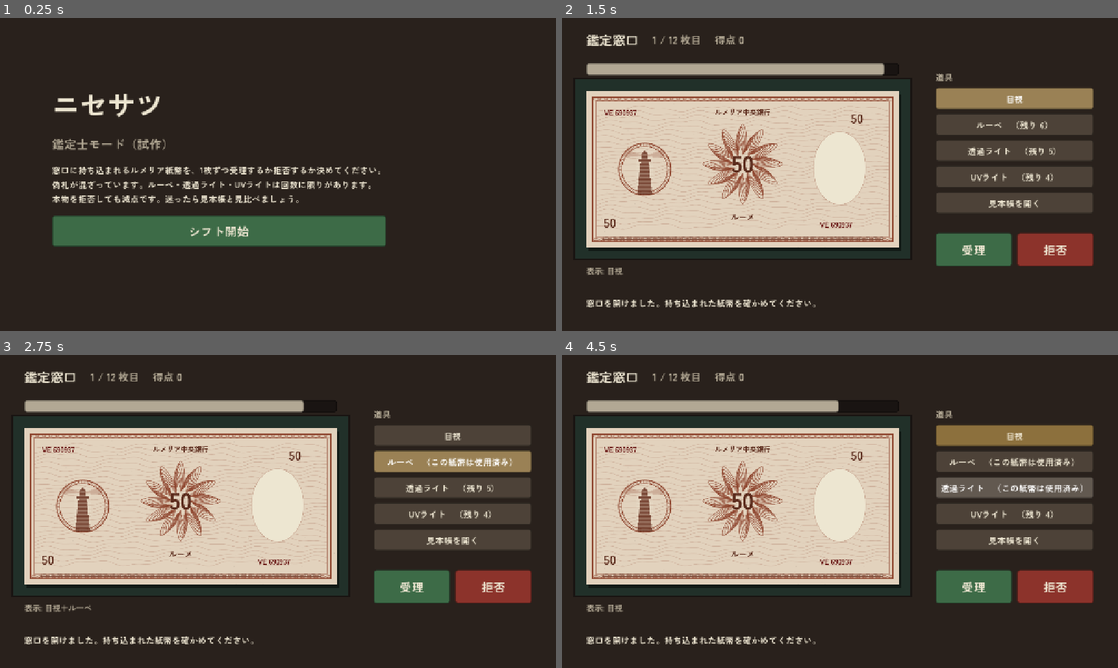
Above: before the commit, frames 1-4 (two rows, left to right).
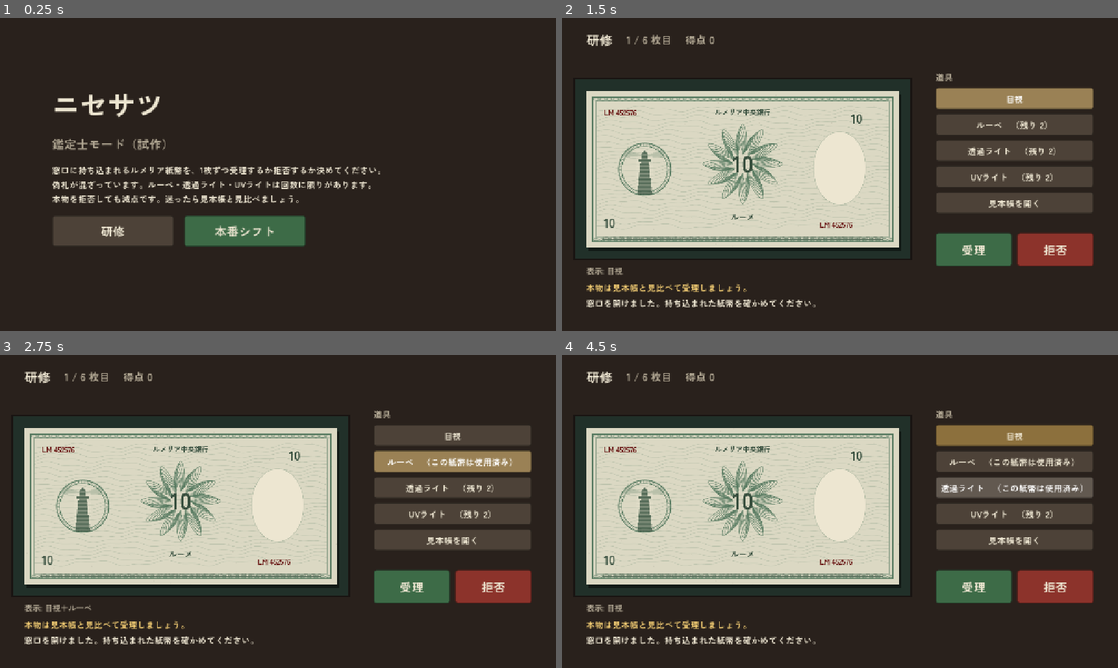
Above: after the commit, the same moments.

Repository: Omezi42/nisesatsu
Game: Godot game, scene res://scenes/main.tscn
The game is run twice, just before and just after one commit, with the same random seed, the same clock (stepped at 60 frames per second) and the same inputs.
Inputs (mouse positions are in pixels of both pictures, inside the frame that each line leads up to):
- Up to frame 1 (0.25 s): no input
- Up to frame 2 (1.5 s): click "シフト開始" (after the commit: "研修") at 0.5 s; click "目視" at 1.25 s
- Up to frame 3 (2.75 s): click (450, 461) at 2 s, where only the run before the commit has a clickable "ルーペ （残り 6）"
- Up to frame 4 (4.5 s): click "ルーペ （この紙幣は使用済み）" at 2.75 s; click (1012, 486) at 3.5 s, where only the run before the commit has a clickable "透過ライト （残り 5）"; click "透過ライト （この紙幣は使用済み）" at 4.25 s

The runs differ from the first frame. In frame 1, 4.1% of the frame differs, in the area x 9-70%, y 63-74%; in frame 2, 7.0%, in the area x 4-89%, y 5-88%; in frame 3, 6.9%; in frame 4, 6.7%.

Commit message:
M1: 道具の回数削減・研修シフト・一時停止・ベストスコアを実装
- 道具を ルーペ4・透過3・UV2 に
- 研修シフト(shift_training.tres、ScriptedBill で並びとヒントを固定、持ち時間なし)
- フォーカスが外れたら紙幣を隠して時間を止める一時停止画面、1フレームの経過時間に上限
- 本番シフトのベストスコアを user:// に保存し、タイトルと結果画面に表示
- 研修とベストスコアのテストを追加

Co-Authored-By: Claude Opus 5.5 <noreply@anthropic.com>

Diff:
--- /dev/null
+++ b/data/shift_training.tres
@@ -0,0 +1,61 @@
+[gd_resource type="Resource" script_class="ShiftConfig" format=3]
+
+[ext_resource type="Script" path="res://scripts/data/shift_config.gd" id="1_457ka"]
+[ext_resource type="Script" path="res://scripts/data/scripted_bill.gd" id="2_al7hj"]
+[ext_resource type="Script" path="res://scripts/data/tool_data.gd" id="3_gcs0x"]
+
+[sub_resource type="Resource" id="Resource_cetun"]
+script = ExtResource("2_al7hj")
+hint = "本物は見本帳と見比べて受理しましょう。"
+
+[sub_resource type="Resource" id="Resource_31oun"]
+script = ExtResource("2_al7hj")
+fake = true
+hint = "目視で中央のロゼットを見本帳と見比べてみましょう。"
+
+[sub_resource type="Resource" id="Resource_m255o"]
+script = ExtResource("2_al7hj")
+fake = true
+defect_feature = 4
+hint = "ルーペで下端の微小文字を読んでみましょう。"
+
+[sub_resource type="Resource" id="Resource_so3ka"]
+script = ExtResource("2_al7hj")
+hint = "本物は見本帳と見比べて受理しましょう。"
+
+[sub_resource type="Resource" id="Resource_oujxp"]
+script = ExtResource("2_al7hj")
+fake = true
+defect_feature = 3
+hint = "透過ライトで右の透かし窓を見てみましょう。"
+
+[sub_resource type="Resource" id="Resource_t2vih"]
+script = ExtResource("2_al7hj")
+fake = true
+defect_feature = 5
+hint = "UVライトで額面の数字と紙の光り方を見てみましょう。"
+
+[sub_resource type="Resource" id="Resource_ipp1v"]
+script = ExtResource("3_gcs0x")
+display_name = "ルーペ"
+uses_per_shift = 2
+
+[sub_resource type="Resource" id="Resource_efx5h"]
+script = ExtResource("3_gcs0x")
+tool = 2
+display_name = "透過ライト"
+uses_per_shift = 2
+
+[sub_resource type="Resource" id="Resource_u185u"]
+script = ExtResource("3_gcs0x")
+tool = 3
+display_name = "UVライト"
+uses_per_shift = 2
+
+[resource]
+script = ExtResource("1_457ka")
+title = "研修"
+seconds_per_bill = 0.0
+tools = Array[ExtResource("3_gcs0x")]([SubResource("Resource_ipp1v"), SubResource("Resource_efx5h"), SubResource("Resource_u185u")])
+records_best_score = false
+scripted_bills = Array[ExtResource("2_al7hj")]([SubResource("Resource_cetun"), SubResource("Resource_31oun"), SubResource("Resource_m255o"), SubResource("Resource_so3ka"), SubResource("Resource_oujxp"), SubResource("Resource_t2vih")])
--- a/data/tools/backlight.tres
+++ b/data/tools/backlight.tres
@@ -6,4 +6,4 @@
 script = ExtResource("1_qhpk1")
 tool = 2
 display_name = "透過ライト"
-uses_per_shift = 5
+uses_per_shift = 3
--- a/data/tools/loupe.tres
+++ b/data/tools/loupe.tres
@@ -5,4 +5,4 @@
 [resource]
 script = ExtResource("1_6j7kb")
 display_name = "ルーペ"
-uses_per_shift = 6
+uses_per_shift = 4
--- a/data/tools/uv.tres
+++ b/data/tools/uv.tres
@@ -6,4 +6,4 @@
 script = ExtResource("1_bidl8")
 tool = 3
 display_name = "UVライト"
-uses_per_shift = 4
+uses_per_shift = 2
--- a/scripts/core/banknote_factory.gd
+++ b/scripts/core/banknote_factory.gd
@@ -23,6 +23,17 @@
 	var note := make_genuine(currency, rng)
 	note.levels = buy_levels(currency, budget, config, rng)
 	if note.level(GameEnums.Feature.SERIAL) < CurrencyData.MAX_LEVEL:
+		note.issuer_code = invalid_issuer_code(currency, rng)
+	return note
+
+
+## 1要素だけ欠けた偽札(研修シフト用)
+static func make_with_defect(
+	currency: CurrencyData, feature: GameEnums.Feature, level: int, rng: RandomNumberGenerator
+) -> Banknote:
+	var note := make_genuine(currency, rng)
+	note.levels[feature] = level
+	if feature == GameEnums.Feature.SERIAL:
 		note.issuer_code = invalid_issuer_code(currency, rng)
 	return note
 
--- /dev/null
+++ b/scripts/core/best_score.gd
@@ -0,0 +1,32 @@
+class_name BestScore
+extends RefCounted
+
+## 本番シフトの最高得点(GameDesign.md 6章)。保存先はテストから差し替えられる
+
+const DEFAULT_PATH := "user://best_score.cfg"
+const SECTION := "inspector"
+const KEY := "best"
+
+
+static func has_record(path := DEFAULT_PATH) -> bool:
+	return _load(path).has_section_key(SECTION, KEY)
+
+
+static func best(path := DEFAULT_PATH) -> int:
+	return _load(path).get_value(SECTION, KEY, 0)
+
+
+## 記録を更新したら true
+static func submit(score: int, path := DEFAULT_PATH) -> bool:
+	var file := _load(path)
+	if file.has_section_key(SECTION, KEY) and score <= int(file.get_value(SECTION, KEY)):
+		return false
+	file.set_value(SECTION, KEY, score)
+	file.save(path)
+	return true
+
+
+static func _load(path: String) -> ConfigFile:
+	var file := ConfigFile.new()
+	file.load(path)
+	return file
--- a/scripts/core/inspection_shift.gd
+++ b/scripts/core/inspection_shift.gd
@@ -20,16 +20,10 @@
 ) -> void:
 	config = shift_config
 	currency = currency_data
-	var fake_flags := _fake_flags(rng)
-	var last_index := maxi(config.bill_count - 1, 1)
-	for i in config.bill_count:
-		if fake_flags[i]:
-			var budget := roundi(
-				lerpf(config.cpu_budget_start, config.cpu_budget_end, float(i) / last_index)
-			)
-			bills.append(BanknoteFactory.make_fake(currency, budget, config, rng))
-		else:
-			bills.append(BanknoteFactory.make_genuine(currency, rng))
+	if config.scripted_bills.is_empty():
+		_deal_cpu_bills(rng)
+	else:
+		_deal_scripted_bills(rng)
 	for tool_data in config.tools:
 		_uses_left[tool_data.tool] = tool_data.uses_per_shift
 
@@ -38,6 +32,17 @@
 	if is_finished():
 		return null
 	return bills[current_index]
+
+
+## いまの紙幣に添えるヒント。無ければ空
+func current_hint() -> String:
+	if is_finished() or config.scripted_bills.is_empty():
+		return ""
+	return config.scripted_bills[current_index].hint
+
+
+func has_time_limit() -> bool:
+	return config.seconds_per_bill > 0.0
 
 
 func is_finished() -> bool:
@@ -95,6 +100,31 @@
 	return cfg.score_timeout
 
 
+func _deal_cpu_bills(rng: RandomNumberGenerator) -> void:
+	var fake_flags := _fake_flags(rng)
+	var last_index := maxi(config.bill_count - 1, 1)
+	for i in config.bill_count:
+		if fake_flags[i]:
+			var budget := roundi(
+				lerpf(config.cpu_budget_start, config.cpu_budget_end, float(i) / last_index)
+			)
+			bills.append(BanknoteFactory.make_fake(currency, budget, config, rng))
+		else:
+			bills.append(BanknoteFactory.make_genuine(currency, rng))
+
+
+func _deal_scripted_bills(rng: RandomNumberGenerator) -> void:
+	for scripted in config.scripted_bills:
+		if scripted.fake:
+			bills.append(
+				BanknoteFactory.make_with_defect(
+					currency, scripted.defect_feature, scripted.defect_level, rng
+				)
+			)
+		else:
+			bills.append(BanknoteFactory.make_genuine(currency, rng))
+
+
 func _fake_flags(rng: RandomNumberGenerator) -> Array[bool]:
 	var fakes := mini(rng.randi_range(config.fake_min, config.fake_max), config.bill_count)
 	var flags: Array[bool] = []
--- /dev/null
+++ b/scripts/data/scripted_bill.gd
@@ -0,0 +1,9 @@
+class_name ScriptedBill
+extends Resource
+
+## 研修シフトなどで並びを固定する紙幣1枚(GameDesign.md 6.2節)
+
+@export var fake := false
+@export var defect_feature: GameEnums.Feature = GameEnums.Feature.PATTERN
+@export var defect_level := 1
+@export_multiline var hint := ""
--- a/scripts/data/shift_config.gd
+++ b/scripts/data/shift_config.gd
@@ -1,11 +1,17 @@
 class_name ShiftConfig
 extends Resource
+
+@export var title := "鑑定窓口"
 
 @export var bill_count := 12
 @export var fake_min := 4
 @export var fake_max := 6
+## 0 なら持ち時間なし
 @export var seconds_per_bill := 20.0
 @export var tools: Array[ToolData] = []
+@export var records_best_score := true
+## 空でなければCPUの偽造の代わりにこの並びで出す(bill_count と偽札の割合は使わない)
+@export var scripted_bills: Array[ScriptedBill] = []
 
 @export_group("Score")
 @export var score_reject_fake := 100
--- a/scripts/ui/inspector_screen.gd
+++ b/scripts/ui/inspector_screen.gd
@@ -18,6 +18,11 @@
 const TIMER_SIZE := Vector2(720, 14)
 const TIMER_WARN_SECONDS := 5.0
 const STATUS_POS := Vector2(56, 640)
+const HINT_POS := Vector2(56, 604)
+## 裏のタブから戻った直後の大きな delta で時間切れにしない(docs/Pitfalls.md「Web版」)
+const MAX_FRAME_SECONDS := 0.25
+const PAUSE_SHADE := Color(0.05, 0.07, 0.06, 0.96)
+const PAUSE_BUTTON_SIZE := Vector2(280, 72)
 const MODE_LABELS := {
 	GameEnums.ViewMode.NORMAL: "目視",
 	GameEnums.ViewMode.BACKLIGHT: "透過ライト",
@@ -37,6 +42,9 @@
 var _mode_label: Label
 var _status_label: Label
 var _timer_bar: ProgressBar
+var _title_label: Label
+var _hint_label: Label
+var _pause: Control
 
 
 func _ready() -> void:
@@ -46,6 +54,9 @@
 
 func start(shift: InspectionShift) -> void:
 	_shift = shift
+	_title_label.text = shift.config.title
+	_timer_bar.visible = shift.has_time_limit()
+	_pause.visible = false
 	_rebuild_tool_buttons()
 	_book.setup(shift.currency)
 	_book.visible = false
@@ -54,13 +65,24 @@
 
 
 func _process(delta: float) -> void:
-	if _shift == null or _shift.is_finished() or not visible:
-		return
-	_time_left -= delta
+	if not _is_running() or _pause.visible or not _shift.has_time_limit():
+		return
+	_time_left -= minf(delta, MAX_FRAME_SECONDS)
 	_timer_bar.value = _time_left
 	_timer_bar.modulate = UiKit.BAD if _time_left <= TIMER_WARN_SECONDS else Color.WHITE
 	if _time_left <= 0.0:
 		_judge(GameEnums.Verdict.TIMEOUT)
+
+
+func _notification(what: int) -> void:
+	match what:
+		NOTIFICATION_APPLICATION_FOCUS_OUT, NOTIFICATION_WM_WINDOW_FOCUS_OUT:
+			if _is_running():
+				_pause.visible = true
+
+
+func _is_running() -> bool:
+	return _shift != null and not _shift.is_finished() and visible
 
 
 func _draw() -> void:
@@ -80,6 +102,7 @@
 	_set_mode(GameEnums.ViewMode.NORMAL)
 	_progress_label.text = "%d / %d 枚目" % [_shift.current_index + 1, _shift.bills.size()]
 	_score_label.text = "得点 %d" % _shift.score
+	_hint_label.text = _shift.current_hint()
 	_update_tools()
 
 
@@ -159,7 +182,8 @@
 	header.position = HEADER_POS
 	header.add_theme_constant_override("separation", 32)
 	add_child(header)
-	header.add_child(UiKit.label("鑑定窓口", 30))
+	_title_label = UiKit.label("", 30)
+	header.add_child(_title_label)
 	_progress_label = UiKit.label("", 24, UiKit.TEXT_DIM)
 	header.add_child(_progress_label)
 	_score_label = UiKit.label("", 24, UiKit.TEXT_DIM)
@@ -181,6 +205,10 @@
 	_mode_label.position = Vector2(BILL_POS.x, BILL_POS.y + _view.custom_minimum_size.y + 40)
 	add_child(_mode_label)
 
+	_hint_label = UiKit.label("", 20, UiKit.HINT)
+	_hint_label.position = HINT_POS
+	add_child(_hint_label)
+
 	_status_label = UiKit.label("", 20)
 	_status_label.position = STATUS_POS
 	add_child(_status_label)
@@ -189,6 +217,36 @@
 
 	_book = ReferenceBook.new()
 	add_child(_book)
+
+	_pause = _build_pause()
+	add_child(_pause)
+
+
+## 紙幣を隠して時間を止める。見本帳より手前に置く
+func _build_pause() -> Control:
+	var shade := ColorRect.new()
+	shade.color = PAUSE_SHADE
+	shade.anchor_right = 1.0
+	shade.anchor_bottom = 1.0
+	shade.mouse_filter = Control.MOUSE_FILTER_STOP
+	var box := VBoxContainer.new()
+	box.anchor_left = 0.5
+	box.anchor_top = 0.5
+	box.anchor_right = 0.5
+	box.anchor_bottom = 0.5
+	box.grow_horizontal = Control.GROW_DIRECTION_BOTH
+	box.grow_vertical = Control.GROW_DIRECTION_BOTH
+	box.alignment = BoxContainer.ALIGNMENT_CENTER
+	box.add_theme_constant_override("separation", 24)
+	shade.add_child(box)
+	var label := UiKit.label("一時停止中", 34)
+	label.horizontal_alignment = HORIZONTAL_ALIGNMENT_CENTER
+	box.add_child(label)
+	var resume := UiKit.button("再開", 28, PAUSE_BUTTON_SIZE, UiKit.ACCEPT)
+	resume.pressed.connect(func() -> void: _pause.visible = false)
+	box.add_child(resume)
+	shade.visible = false
+	return shade
 
 
 func _build_panel() -> void:
--- a/scripts/ui/main.gd
+++ b/scripts/ui/main.gd
@@ -4,6 +4,8 @@
 
 const CURRENCY_PATH := "res://data/lumeria.tres"
 const SHIFT_PATH := "res://data/shift_default.tres"
+const TRAINING_PATH := "res://data/shift_training.tres"
+const START_BUTTON_SIZE := Vector2(280, 72)
 const TITLE_POS := Vector2(120, 150)
 const RULES := (
 	"窓口に持ち込まれるルメリア紙幣を、1枚ずつ受理するか拒否するか決めてください。\n"
@@ -13,6 +15,8 @@
 
 var _currency: CurrencyData = load(CURRENCY_PATH)
 var _config: ShiftConfig = load(SHIFT_PATH)
+var _training: ShiftConfig = load(TRAINING_PATH)
+var _best_label: Label
 var _title: Control
 var _inspector: InspectorScreen
 var _result: ResultScreen
@@ -25,20 +29,26 @@
 	_inspector.shift_finished.connect(_on_shift_finished)
 	add_child(_inspector)
 	_result = ResultScreen.new()
-	_result.retry_requested.connect(_start_shift)
+	_result.retry_requested.connect(_start_shift.bind(_config))
 	add_child(_result)
+	_show_title()
+
+
+func _show_title() -> void:
+	_best_label.text = "ベストスコア %d" % BestScore.best() if BestScore.has_record() else ""
 	_show_only(_title)
 
 
-func _start_shift() -> void:
+func _start_shift(config: ShiftConfig) -> void:
 	var rng := RandomNumberGenerator.new()
 	rng.randomize()
 	_show_only(_inspector)
-	_inspector.start(InspectionShift.new(_config, _currency, rng))
+	_inspector.start(InspectionShift.new(config, _currency, rng))
 
 
 func _on_shift_finished(shift: InspectionShift) -> void:
-	_result.show_shift(shift)
+	var new_record := shift.config.records_best_score and BestScore.submit(shift.score)
+	_result.show_shift(shift, new_record)
 	_show_only(_result)
 
 
@@ -59,7 +69,15 @@
 	box.add_child(UiKit.label("ニセサツ", 64))
 	box.add_child(UiKit.label("鑑定士モード（試作）", 28, UiKit.TEXT_DIM))
 	box.add_child(UiKit.label(RULES, 20))
-	var start := UiKit.button("シフト開始", 28, Vector2(280, 72), UiKit.ACCEPT)
-	start.pressed.connect(_start_shift)
-	box.add_child(start)
+	var buttons := HBoxContainer.new()
+	buttons.add_theme_constant_override("separation", 24)
+	box.add_child(buttons)
+	var training := UiKit.button("研修", 28, START_BUTTON_SIZE)
+	training.pressed.connect(_start_shift.bind(_training))
+	buttons.add_child(training)
+	var start := UiKit.button("本番シフト", 28, START_BUTTON_SIZE, UiKit.ACCEPT)
+	start.pressed.connect(_start_shift.bind(_config))
+	buttons.add_child(start)
+	_best_label = UiKit.label("", 22, UiKit.TEXT_DIM)
+	box.add_child(_best_label)
 	return screen
--- a/scripts/ui/result_screen.gd
+++ b/scripts/ui/result_screen.gd
@@ -7,7 +7,7 @@
 
 const SCREEN_SIZE := Vector2(1280, 720)
 const CONTENT_POS := Vector2(80, 40)
-const LIST_SIZE := Vector2(1120, 470)
+const LIST_SIZE := Vector2(1120, 420)
 const VERDICT_LABELS := {
 	GameEnums.Verdict.ACCEPT: "受理",
 	GameEnums.Verdict.REJECT: "拒否",
@@ -15,6 +15,8 @@
 }
 
 var _summary: Label
+var _best: Label
+var _retry: Button
 var _list: VBoxContainer
 
 
@@ -23,7 +25,7 @@
 	_build()
 
 
-func show_shift(shift: InspectionShift) -> void:
+func show_shift(shift: InspectionShift, new_record: bool) -> void:
 	for child in _list.get_children():
 		child.queue_free()
 	var correct := 0
@@ -36,6 +38,13 @@
 		"得点 %d　　正解 %d / %d　　偽札 %d 枚"
 		% [shift.score, correct, shift.results.size(), shift.fake_count()]
 	)
+	_best.add_theme_color_override("font_color", UiKit.HINT if new_record else UiKit.TEXT_DIM)
+	if not shift.config.records_best_score:
+		_best.text = "研修の得点はベストスコアに記録されません"
+		_retry.text = "本番シフトへ"
+		return
+	_best.text = ("ベストスコア更新！" if new_record else "ベストスコア %d" % BestScore.best())
+	_retry.text = "次のシフトへ"
 
 
 func _draw() -> void:
@@ -73,6 +82,8 @@
 	root.add_child(UiKit.label("シフト終了", 34))
 	_summary = UiKit.label("", 24)
 	root.add_child(_summary)
+	_best = UiKit.label("", 22, UiKit.TEXT_DIM)
+	root.add_child(_best)
 
 	var scroll := ScrollContainer.new()
 	scroll.custom_minimum_size = LIST_SIZE
@@ -82,6 +93,6 @@
 	_list.add_theme_constant_override("separation", 8)
 	scroll.add_child(_list)
 
-	var retry := UiKit.button("次のシフトへ", 24, Vector2(260, 64), UiKit.ACCEPT)
-	retry.pressed.connect(func() -> void: retry_requested.emit())
-	root.add_child(retry)
+	_retry = UiKit.button("", 24, Vector2(260, 64), UiKit.ACCEPT)
+	_retry.pressed.connect(func() -> void: retry_requested.emit())
+	root.add_child(_retry)
--- a/scripts/ui/ui_kit.gd
+++ b/scripts/ui/ui_kit.gd
@@ -14,6 +14,7 @@
 const REJECT := Color(0.55, 0.20, 0.17)
 const GOOD := Color(0.55, 0.85, 0.55)
 const BAD := Color(0.95, 0.45, 0.40)
+const HINT := Color(0.95, 0.80, 0.45)
 const CORNER := 6
 const BORDER := 2
 
--- a/tools/tests/run_tests.gd
+++ b/tools/tests/run_tests.gd
@@ -2,6 +2,8 @@
 
 const CURRENCY_PATH := "res://data/lumeria.tres"
 const SHIFT_PATH := "res://data/shift_default.tres"
+const TRAINING_PATH := "res://data/shift_training.tres"
+const TEST_BEST_PATH := "user://test_best_score.cfg"
 const SAMPLE_SHIFTS := 200
 
 var _failures := 0
@@ -24,6 +26,8 @@
 		_test_shift_composition()
 		_test_tools()
 		_test_scoring()
+		_test_training()
+		_test_best_score()
 
 	if _failures > 0:
 		printerr("tests FAILED: ", _failures)
@@ -118,6 +122,40 @@
 	)
 
 
+func _test_training() -> void:
+	var training: ShiftConfig = load(TRAINING_PATH)
+	_check(training != null, "研修シフトが読める")
+	if training == null:
+		return
+	_check(not training.records_best_score, "研修はベストスコアに記録しない")
+	var shift := InspectionShift.new(training, _currency, _rng(5))
+	_check(not shift.has_time_limit(), "研修は持ち時間なし")
+	_check(shift.bills.size() == training.scripted_bills.size(), "研修の枚数は固定の並びのとおり")
+	var seen_tools := {}
+	for i in shift.bills.size():
+		var scripted: ScriptedBill = training.scripted_bills[i]
+		var note := shift.bills[i]
+		_check(not shift.current_hint().is_empty(), "研修の紙幣にはヒントがある")
+		_check(note.is_genuine() != scripted.fake, "研修の本物・偽札が並びのとおり")
+		if scripted.fake:
+			_check(note.defects().size() == 1, "研修の偽札は欠陥が1か所")
+			_check(note.level(scripted.defect_feature) == scripted.defect_level, "研修の再現度")
+			seen_tools[_currency.feature_data(scripted.defect_feature).tool] = true
+		shift.judge(GameEnums.Verdict.ACCEPT)
+	_check(seen_tools.size() == GameEnums.Tool.size(), "研修で全ての道具を使う偽札が出る")
+
+
+func _test_best_score() -> void:
+	DirAccess.remove_absolute(TEST_BEST_PATH)
+	_check(not BestScore.has_record(TEST_BEST_PATH), "初回は記録なし")
+	_check(BestScore.submit(-50, TEST_BEST_PATH), "初回はマイナスでも記録する")
+	_check(BestScore.submit(300, TEST_BEST_PATH), "上回れば更新")
+	_check(not BestScore.submit(300, TEST_BEST_PATH), "同点は更新しない")
+	_check(not BestScore.submit(100, TEST_BEST_PATH), "下回れば更新しない")
+	_check(BestScore.best(TEST_BEST_PATH) == 300, "最高得点が残る")
+	DirAccess.remove_absolute(TEST_BEST_PATH)
+
+
 func _cost_of(note: Banknote) -> int:
 	var total := 0
 	for data in _currency.features:
Not shown, added: scripts/core/best_score.gd.uid
Not shown, added: scripts/data/scripted_bill.gd.uid
